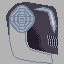
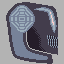
Layers edited between the first and the second 64px x 64px image:
added layer "Beneath Head" in group "RobotCircularPiece 2" over [9, 22, 53, 64]